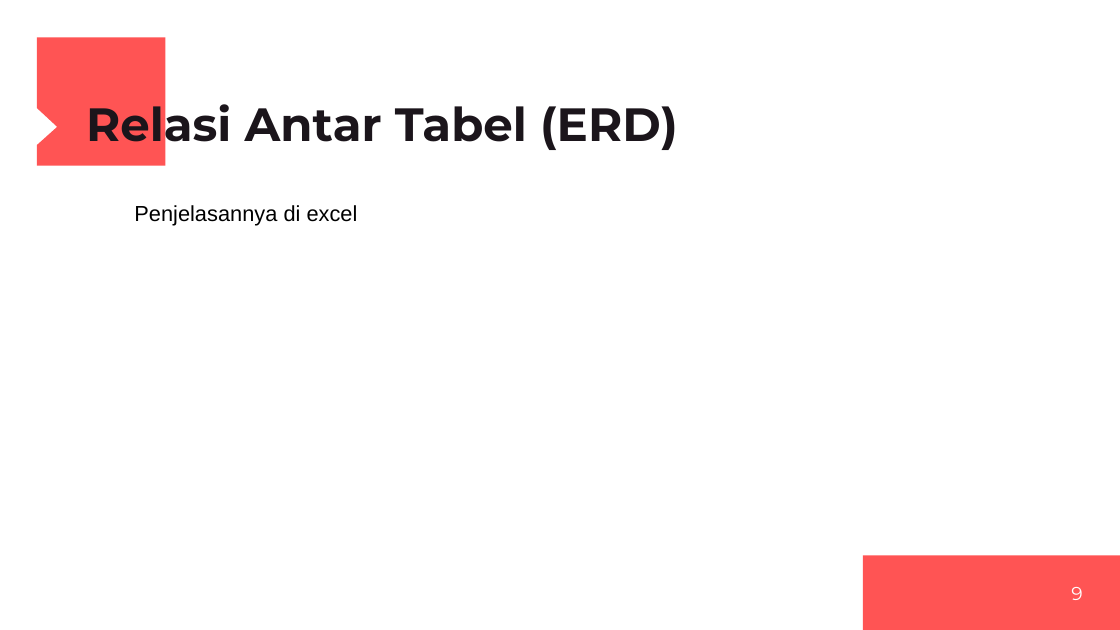
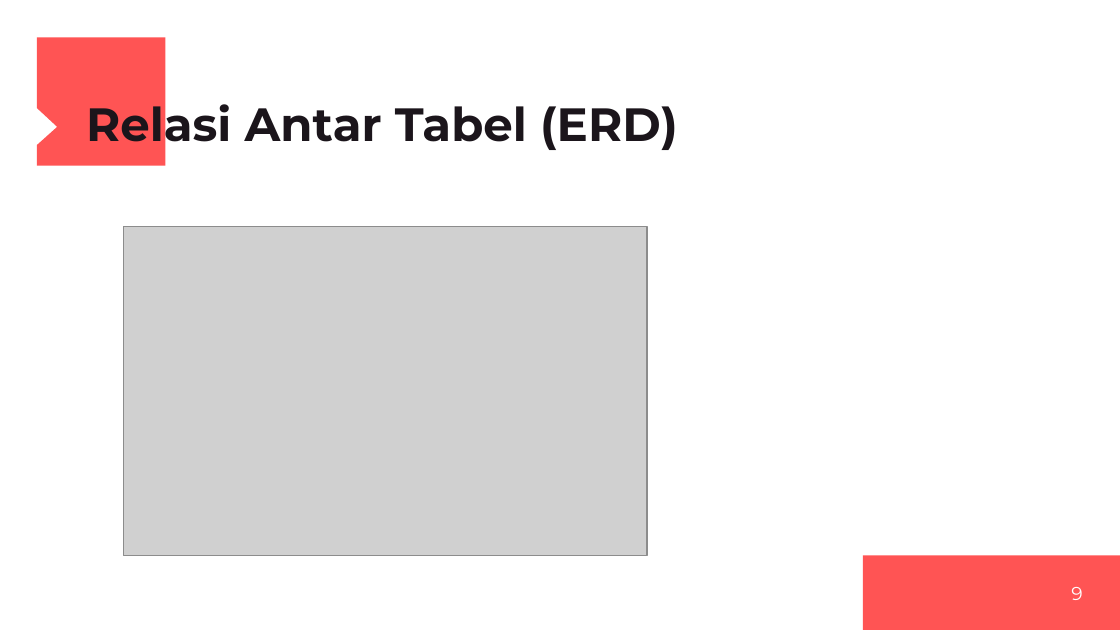
Before and after one commit to K4-Dev-UBD/k4-stokku, a slide deck: slide 9 of k4-stokku.pptx. Drawn at 1120x630 pixels with LibreOffice and Linux fonts; fonts in the diff are those of the drawing; grey boxes stand for pictures. Boxes give left, top, right and bottom in pixels: in the first picture for what was removed or moved away, otherwise in the second. Text is boxed around its words. In the diff, an @@ line names an element or a change of style, - is before the commit and + after.

```diff
--- a/k4-stokku.pptx
+++ b/k4-stokku.pptx
@@ text removed at bbox=[134, 205, 358, 225] @@
-Penjelasannya di excel
@@ picture added at bbox=[123, 227, 647, 557] @@
```
Also in this commit, not shown: 1 slide removed.
